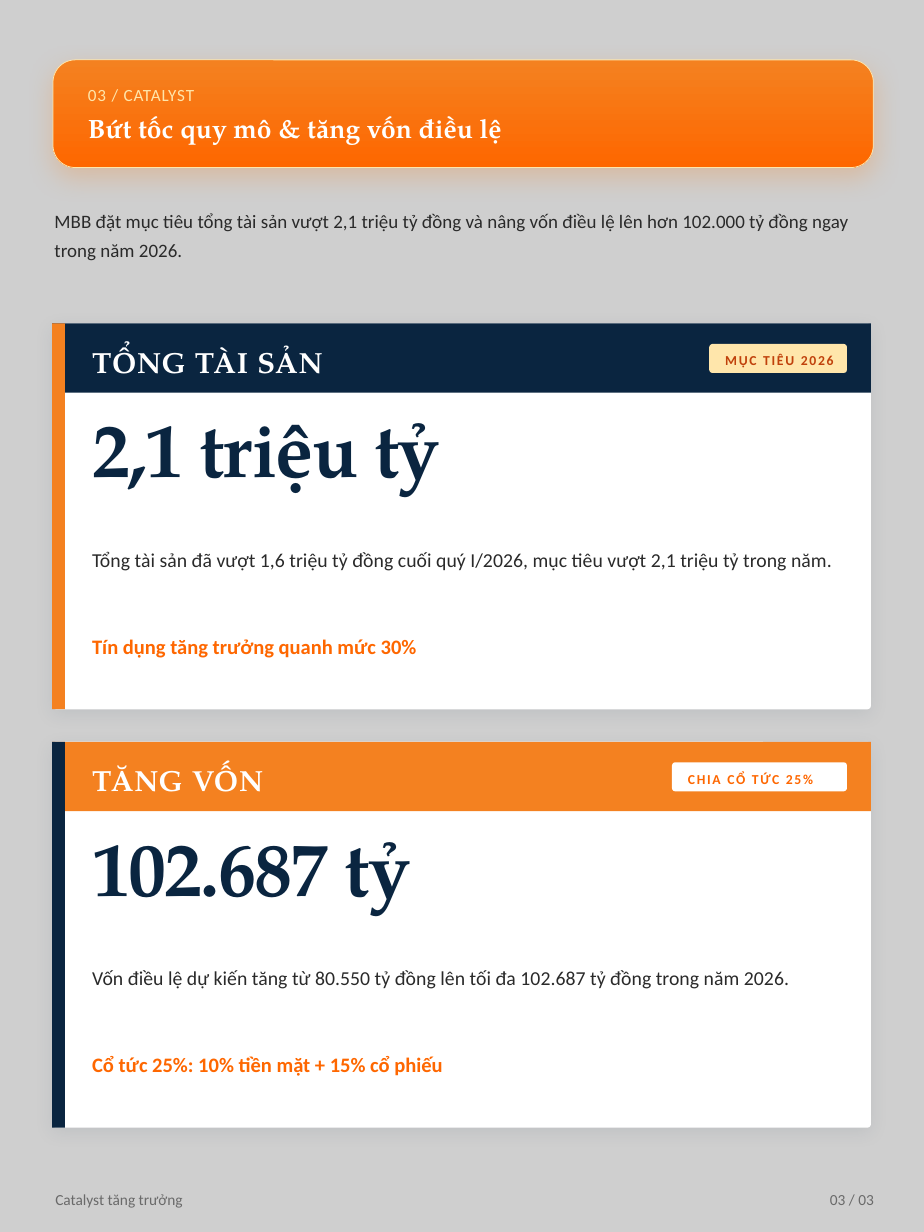
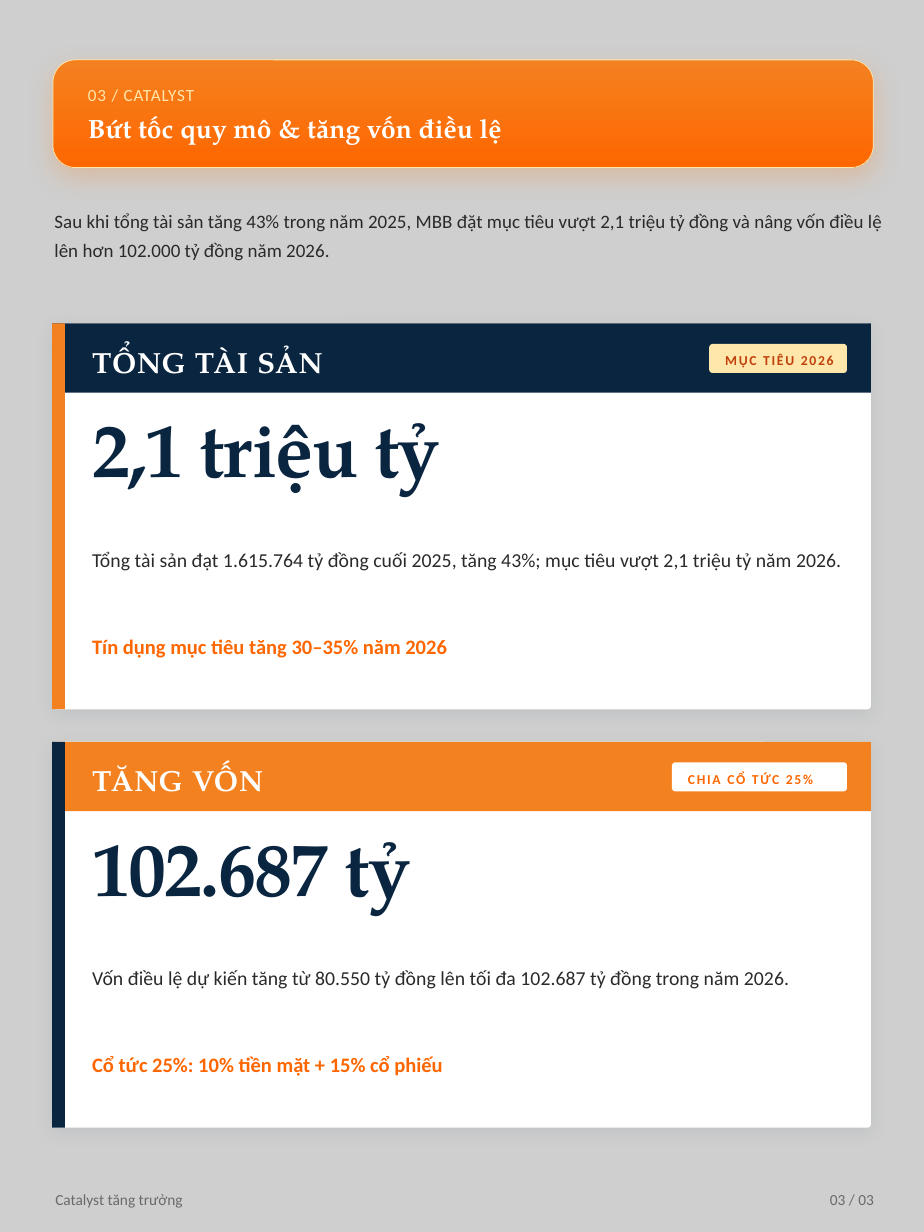
Before and after one commit to datquanton/verbose-guide, a slide deck: slide 6 of hotstock-mbb/Ngan_hang_MBB_Hotstock.pptx. Drawn at 924x1232 pixels with LibreOffice and Linux fonts; fonts in the diff are those of the drawing; background and template pictures are left out. Boxes give left, top, right and bottom in pixels: in the first picture for what was removed or moved away, otherwise in the second. Text is boxed around its words. In the diff, an @@ line names an element or a change of style, - is before the commit and + after.

```diff
--- a/hotstock-mbb/Ngan_hang_MBB_Hotstock.pptx
+++ b/hotstock-mbb/Ngan_hang_MBB_Hotstock.pptx
@@ text at bbox=[54, 213, 882, 260]: text changed @@
-MBB đặt mục tiêu tổng tài sản vượt 2,1 triệu tỷ đồng và nâng vốn điều lệ lên hơn 102.000 tỷ đồng ngay trong năm 2026.
+Sau khi tổng tài sản tăng 43% trong năm 2025, MBB đặt mục tiêu vượt 2,1 triệu tỷ đồng và nâng vốn điều lệ lên hơn 102.000 tỷ đồng năm 2026.
@@ text at bbox=[92, 551, 841, 571]: text changed @@
-Tổng tài sản đã vượt 1,6 triệu tỷ đồng cuối quý I/2026, mục tiêu vượt 2,1 triệu tỷ trong năm.
+Tổng tài sản đạt 1.615.764 tỷ đồng cuối 2025, tăng 43%; mục tiêu vượt 2,1 triệu tỷ năm 2026.
@@ text at bbox=[92, 639, 447, 658]: text changed @@
-Tín dụng tăng trưởng quanh mức 30%
+Tín dụng mục tiêu tăng 30–35% năm 2026
```
Also in this commit, not shown: 2 other slides changed, 4 other files.
